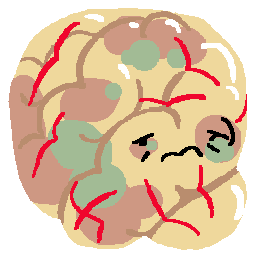
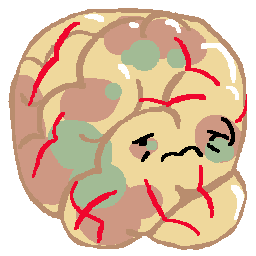
Layered file, before and after one edit (w=256, h=256). Changes by layer:
added layer "Camada 12" above "Camada 6" over [8, 8, 247, 250]
